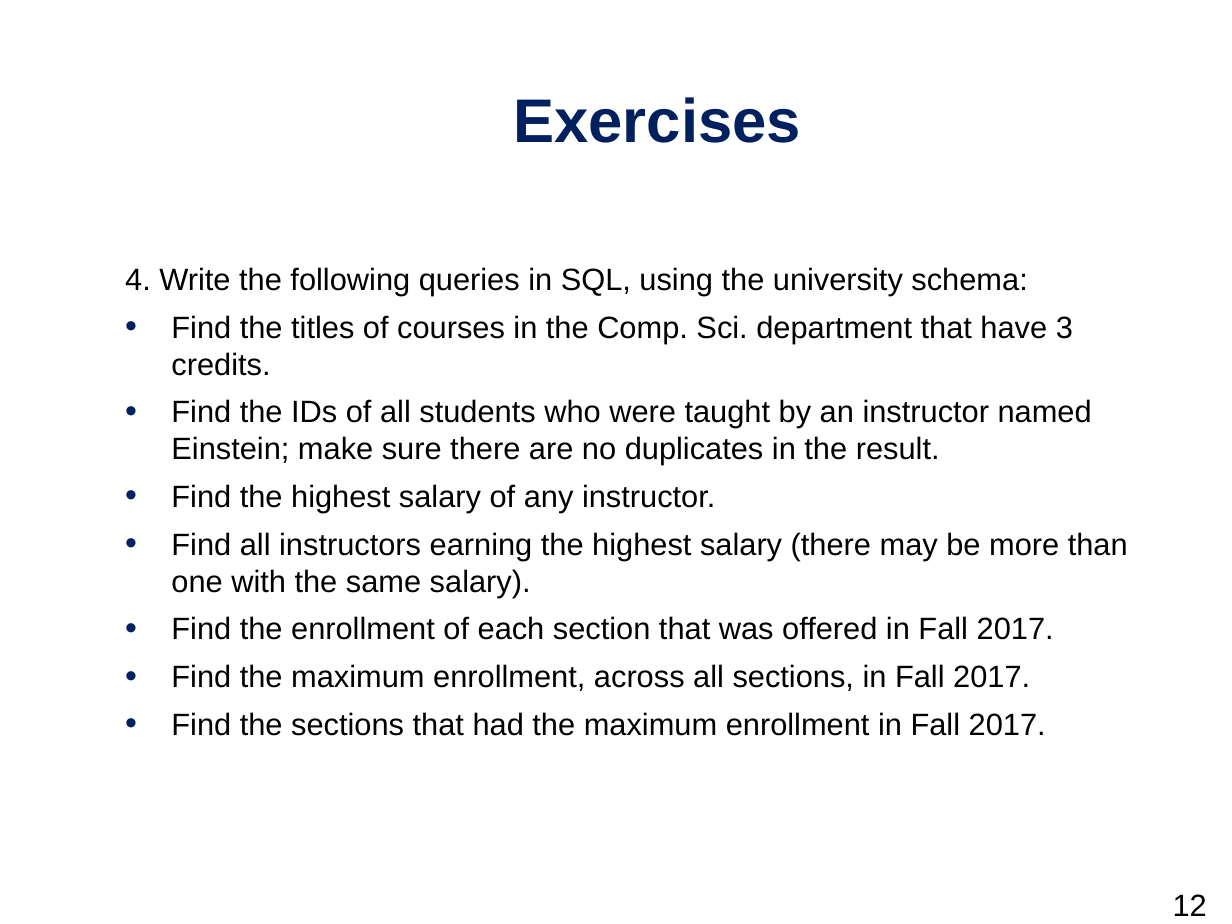
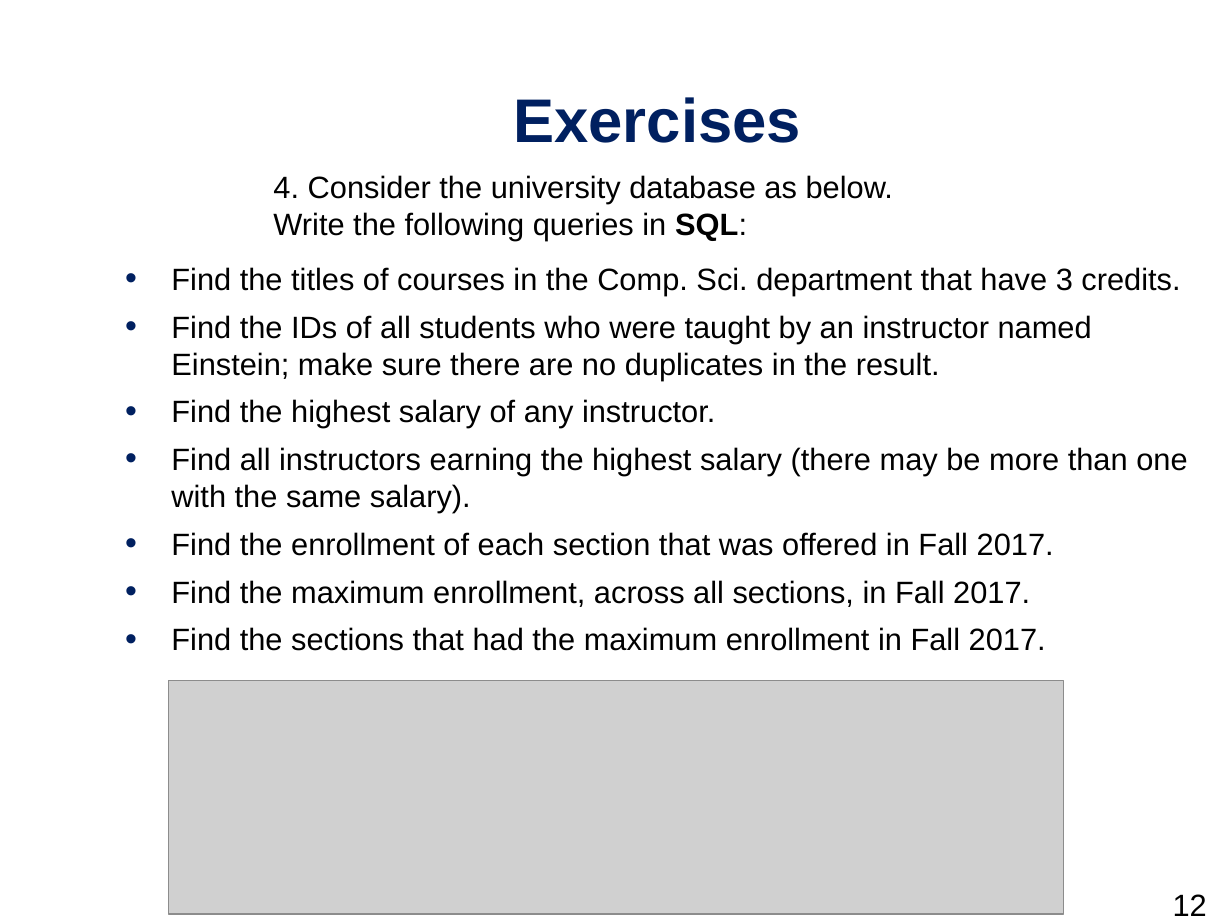
Before and after one commit to daichou03/DBS-slide-tut-25, a slide deck: slide 12 of week_1/week_1.pptx. Drawn at 1232x924 pixels with LibreOffice and Linux fonts; fonts in the diff are those of the drawing; grey boxes stand for pictures; background and template pictures are left out. Boxes give left, top, right and bottom in pixels: in the first picture for what was removed or moved away, otherwise in the second. Text is boxed around its words. In the diff, an @@ line names an element or a change of style, - is before the commit and + after.

```diff
--- a/week_1/week_1.pptx
+++ b/week_1/week_1.pptx
@@ text added at [273,175,893,240], 18 pt, text #000000 @@
+4. Consider the university database as below.
+Write the following queries in SQL:
@@ text at [125,267,1027,296]: paragraph removed @@
-4. Write the following queries in SQL, using the university schema:
@@ picture added at [169,680,1063,914] @@
```
Also in this commit, not shown: 2 other slides changed.
